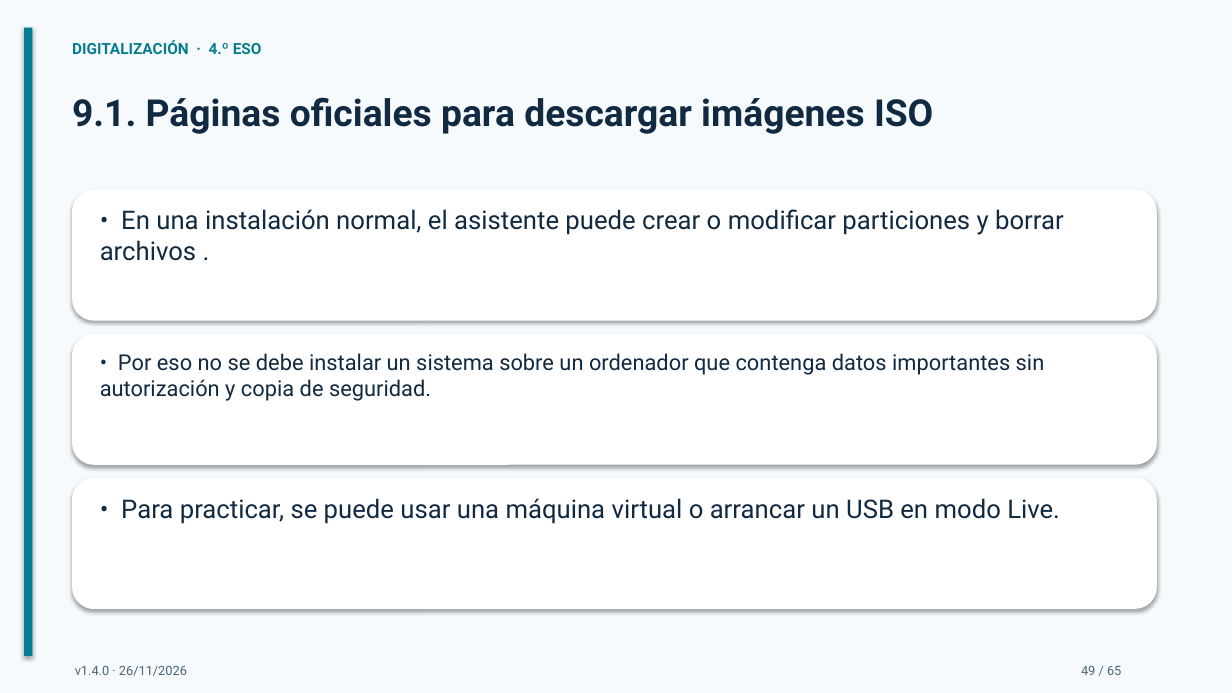
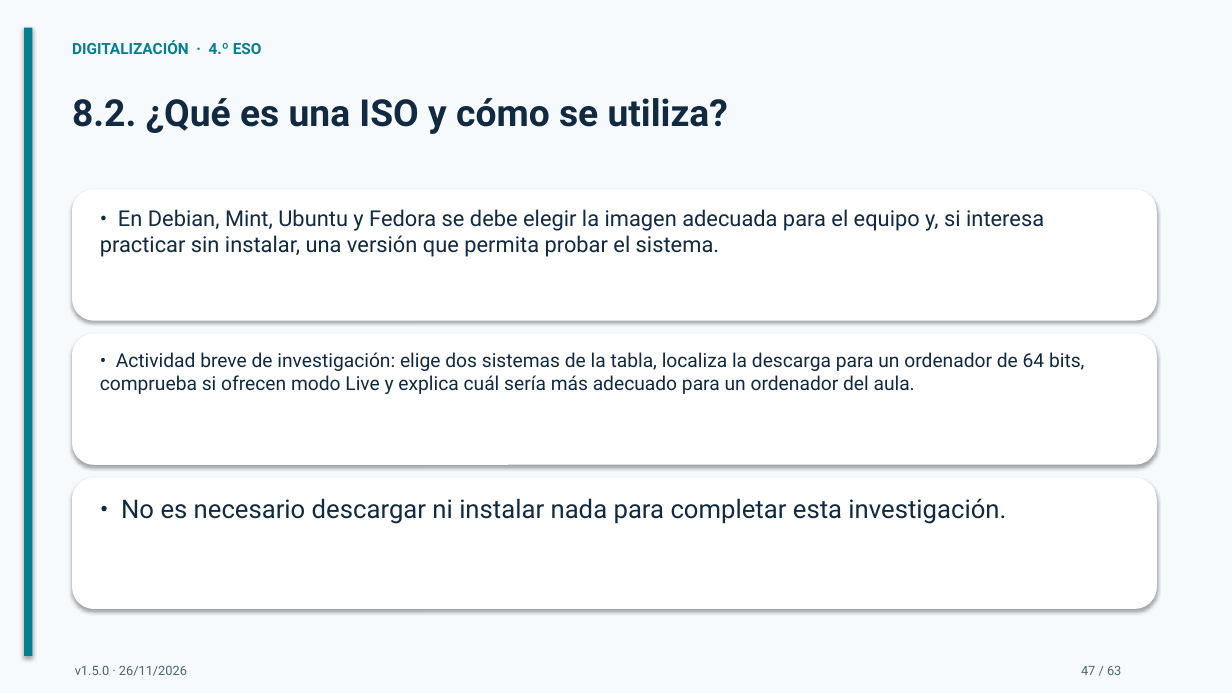
Before and after one commit to bitschips/digitaliza4, a slide deck: slide 47 of temas/tema-02-sistemas-operativos/presentaciones/tema-02-sistemas-operativos.pptx (slide 49 before the commit). Drawn at 1232x693 pixels with LibreOffice and Linux fonts; fonts in the diff are those of the drawing. Boxes give left, top, right and bottom in pixels: in the first picture for what was removed or moved away, otherwise in the second. Text is boxed around its words. In the diff, an @@ line names an element or a change of style, - is before the commit and + after.

```diff
--- a/temas/tema-02-sistemas-operativos/presentaciones/tema-02-sistemas-operativos.pptx
+++ b/temas/tema-02-sistemas-operativos/presentaciones/tema-02-sistemas-operativos.pptx
@@ text at (x1=72, y1=98, x2=728, y2=134): text changed @@
-9.1. Páginas oficiales para descargar imágenes ISO
+8.2. ¿Qué es una ISO y cómo se utiliza?
@@ text at (x1=100, y1=209, x2=1044, y2=257): text changed; size 20 to 17 pt @@
-• En una instalación normal, el asistente puede crear o modificar particiones y borrar archivos .
+• En Debian, Mint, Ubuntu y Fedora se debe elegir la imagen adecuada para el equipo y, si interesa practicar sin instalar, una versión que permita probar el sistema.
@@ text at (x1=100, y1=352, x2=1084, y2=394): text changed; size 17 to 15 pt @@
-• Por eso no se debe instalar un sistema sobre un ordenador que contenga datos importantes sin autorización y copia de seguridad.
+• Actividad breve de investigación: elige dos sistemas de la tabla, localiza la descarga para un ordenador de 64 bits, comprueba si ofrecen modo Live y explica cuál sería más adecuado para un ordenador del aula.
@@ text at (x1=121, y1=498, x2=1006, y2=524): text changed @@
-• Para practicar, se puede usar una máquina virtual o arrancar un USB en modo Live.
+• No es necesario descargar ni instalar nada para completar esta investigación.
@@ text at (x1=75, y1=666, x2=187, y2=676): text changed @@
-v1.4.0 · 26/11/2026
+v1.5.0 · 26/11/2026
@@ text at (x1=1081, y1=666, x2=1121, y2=675): text changed @@
-49 / 65
+47 / 63
```
Also in this commit, not shown: 62 other slides changed, 2 slides removed, 2 other files.
